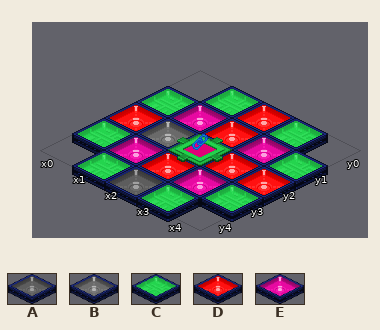
One commit to this Tiled map: server/areas/blockoverhead_1.tmx. Above, as it was before the edit.
Cells are 64x32 px. Isometric: x runs down to the right, y down to the left. Shown: x 0..4, y 0..4.
Key: from "Floors - Undernet - Standard (": A 8, B 9, C 19, D 35, E 46.
_ is an empty cell.
Layer "Floor 4" before, first column x 0:
0 _CDC_
1 CEDEC
2 DBDDD
3 CEDEC
4 _CAC_
Now the later version:
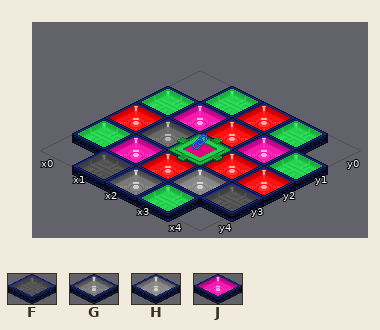
Further tiles: from "Floors - Undernet - Standard (": F 4, G 10, H 11, J 47.
From old to new:
{"where": "layer \"Floor 4\""}
{"y":1,"x":1,"old":"E","new":"J"}
{"y":1,"x":3,"old":"E","new":"J"}
{"y":3,"x":1,"old":"E","new":"J"}
{"y":3,"x":3,"old":"EC","new":"HF"}
{"y":4,"x":1,"old":"CA","new":"FG"}
{"label":"changed","picture_box":[74,105,290,211]}
